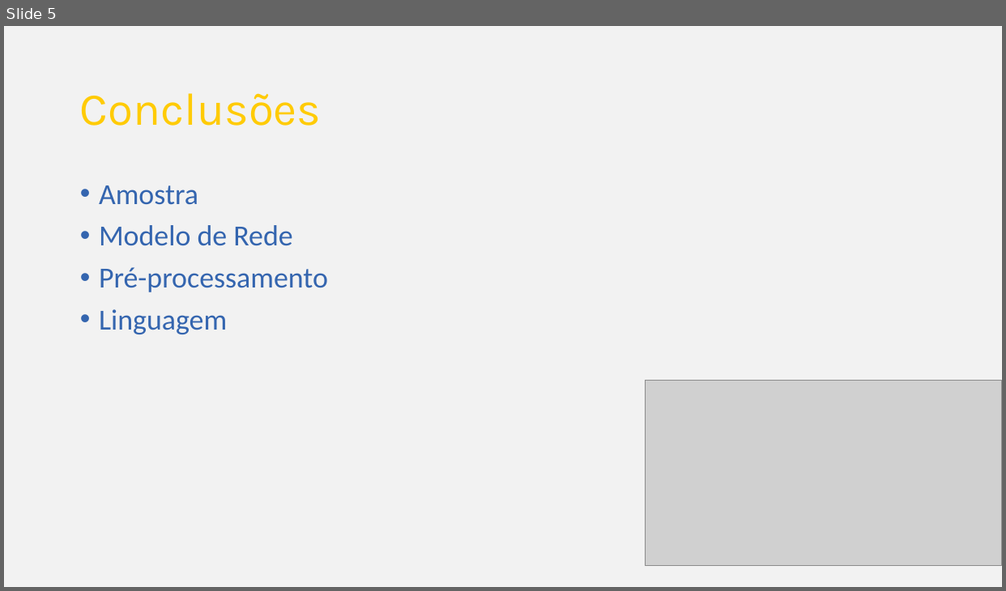
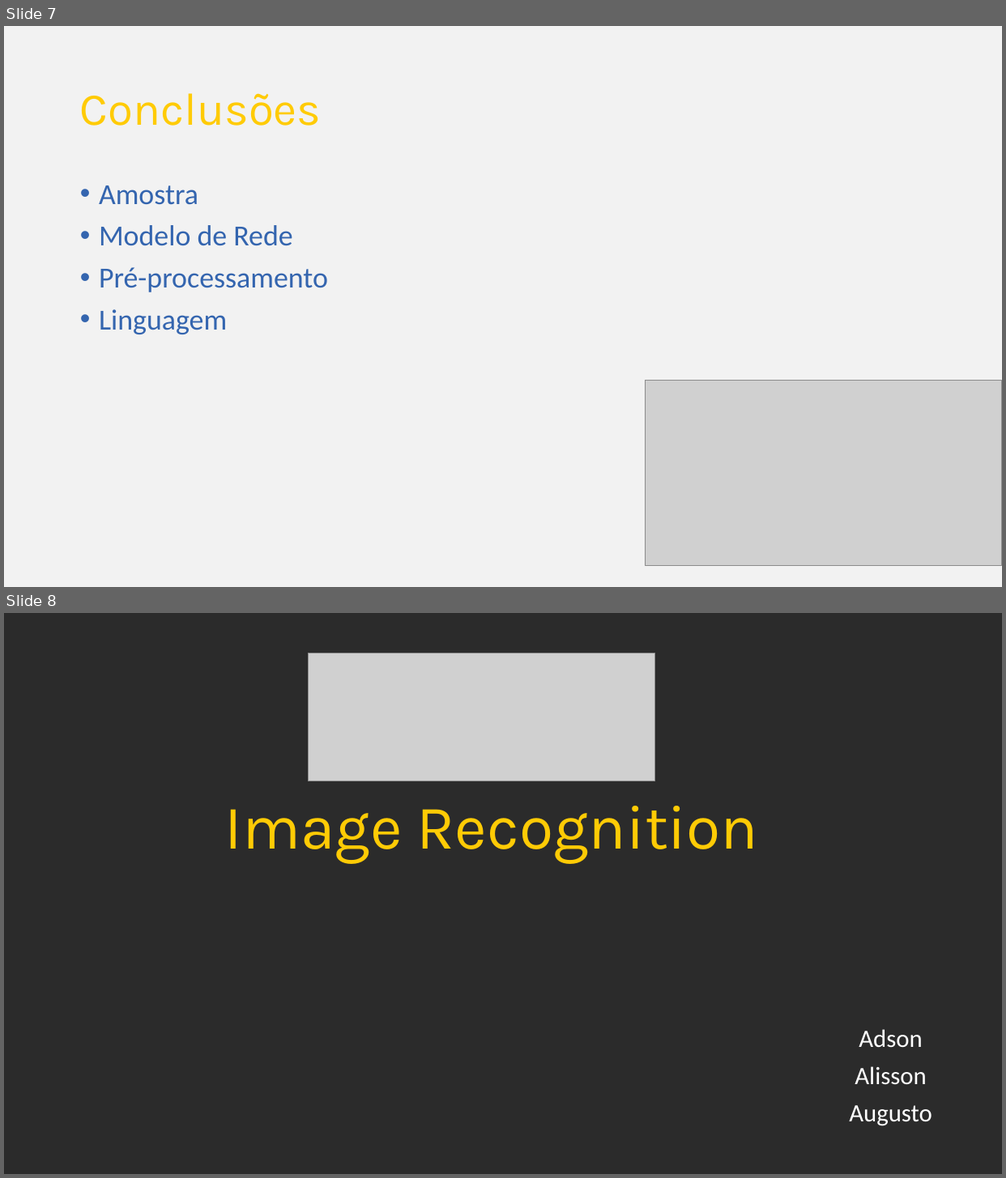
Before and after one commit to BeholderDEV/Neur, a slide deck: Image Recognition.pptx. Shown one above the other, each under a label of ours: slide 5 before the commit, slides 7 and 8 after it. The pictures are 1006x591 and 1006x1178 pixels, drawn with LibreOffice and Linux fonts; fonts in the diff are those of the drawing; grey boxes stand for pictures; background and template pictures are left out; a plain dark background stands for a picture behind light text. Boxes give left, top, right and bottom in pixels: in the first picture for what was removed or moved away, otherwise in the second. Text is boxed around its words. In the diff, an @@ line names an element or a change of style, - is before the commit and + after.

```diff
--- a/Image Recognition.pptx
+++ b/Image Recognition.pptx
@@ slide 8 added at [4,613,1002,1174], background picture (left out) @@
@@ picture added at [308,653,654,781] @@
@@ title added at [225,806,759,863], 60 pt, text #FFCB05 @@
+Image Recognition
@@ subtitle added at [849,1029,932,1127], 24 pt, text #FFFFFF @@
+Adson
+Alisson
+Augusto
@@ what was slide 5 is now slide 7 @@
```
Also in this commit, not shown: 2 slides changed, 2 other slides added, 5 other files.
